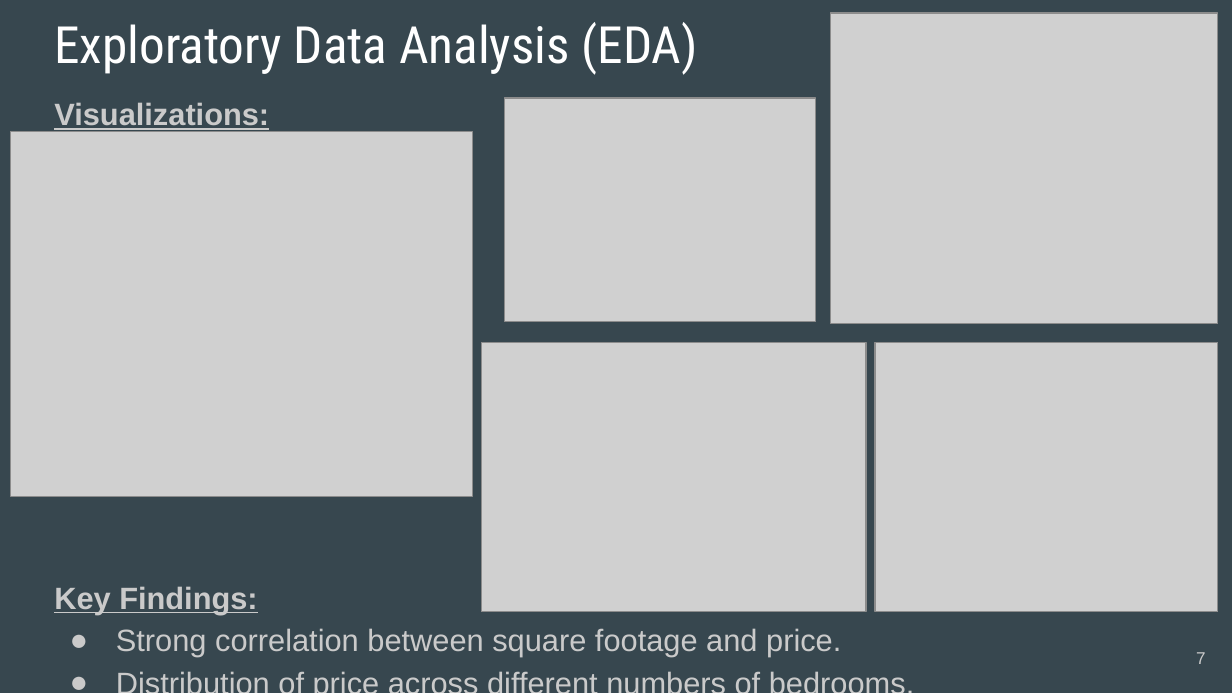
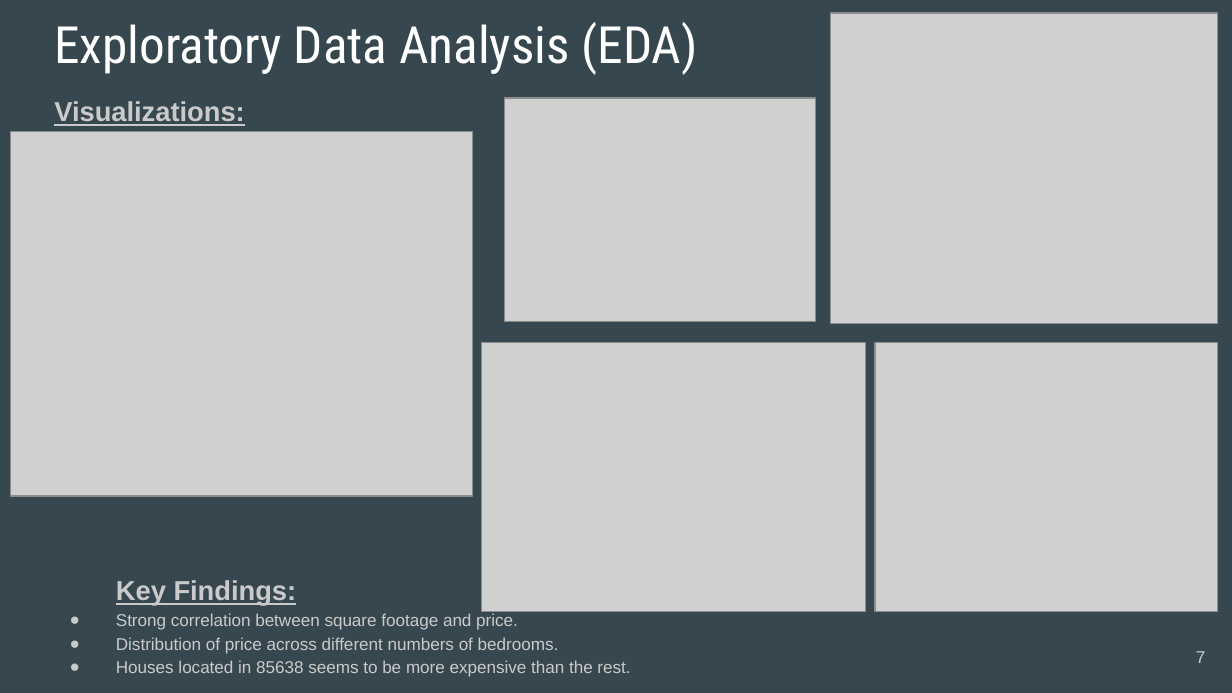
Before and after one commit to NyoYoAB/housingData_EDA, a slide deck: slide 7 of eda_presentation.pptx. Drawn at 1232x693 pixels with LibreOffice and Linux fonts; fonts in the diff are those of the drawing; grey boxes stand for pictures. Boxes give left, top, right and bottom in pixels: in the first picture for what was removed or moved away, otherwise in the second. Text is boxed around its words. In the diff, an @@ line names an element or a change of style, - is before the commit and + after.

```diff
--- a/eda_presentation.pptx
+++ b/eda_presentation.pptx
@@ text at [54,101,559,654]: size 18 to 16 pt in "Visualizations:", "Key Findings:"; size 18 to 10 pt in "Strong correlation between square footage and price.", "Distribution of price across different numbers of ..."; indent changed @@
@@ text at [116,660,630,677]: paragraph added @@
+● Houses located in 85638 seems to be more expensive than the rest.
```
Also in this commit, not shown: 4 other slides changed, 2 other files.
